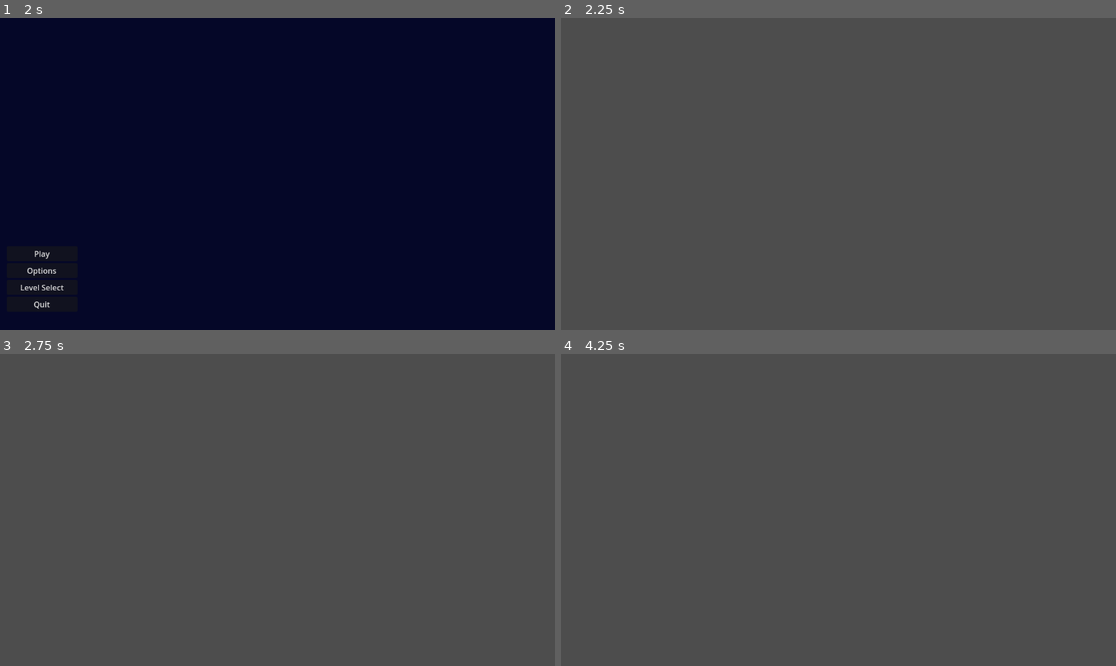
Above: before the commit, frames 1-4 (two rows, left to right).
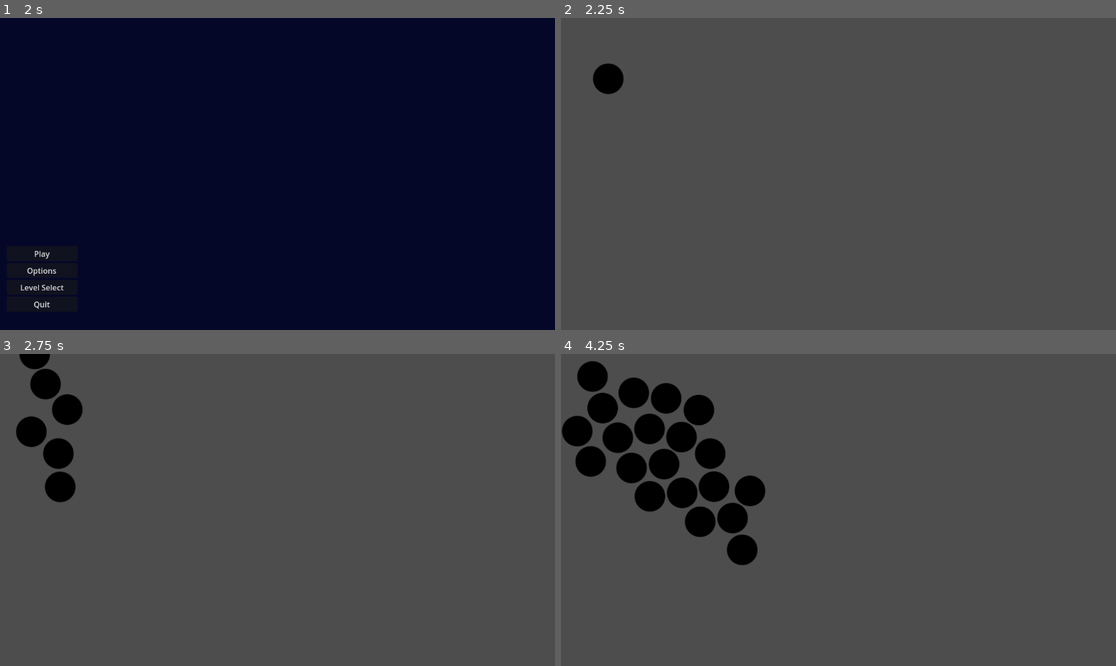
Above: after the commit, the same moments.

Repository: Joseph-Cloud/LittleGuysTheVisualExperience
Game: Godot game, scene res://Menu/Scenes/Main_menu.tscn
Two runs of this game, one before a commit and one after it. Both use one fixed random seed, a clock stepped at 60 frames per second and the inputs below.
Inputs (mouse positions are in pixels of both pictures, inside the frame that each line leads up to):
- Up to frame 1 (2 s): click "Level Select" at 0.5 s; click "Back" at 1.25 s
- Up to frame 2 (2.25 s): click "Play" at 2 s
- Up to frame 3 (2.75 s): no input
- Up to frame 4 (4.25 s): move the mouse to (960, 494) at 2.77 s; move the mouse to (727, 525) at 3.52 s

Frame 1 is identical in both runs. In frame 2, 0.4% of the frame differs, in the area x 5-12%, y 14-25%; in frame 3, 2.4%; in frame 4, 8.6%, in the area x 0-37%, y 2-68%.

Commit message:
Hotfix for menu play button and level 1 button in level select (#6)

Diff:
--- a/Menu/Scripts/Level_select.gd
+++ b/Menu/Scripts/Level_select.gd
@@ -6,14 +6,11 @@
 	pass # Replace with function body.
 
 
-
-
-
 func _on_back_pressed():
 	get_tree().change_scene_to_file("res://Menu/Scenes/Main_menu.tscn")
 	print("Loading Menu")
 
 
 func _on_level_1_pressed():
-	get_tree().change_scene_to_file("res://Levels/Scene_1.tscn")
-	print("Loading Scene_1.tscn")
+	get_tree().change_scene_to_file("res://Levels/test_level.tscn")
+	print("Loading test_level.tscn")
--- a/Menu/Scripts/menu.gd
+++ b/Menu/Scripts/menu.gd
@@ -3,8 +3,8 @@
 
 #used to call
 func _on_play_pressed():
-	get_tree().change_scene_to_file("res://Levels/Scene_1.tscn")
-	print("Loading Scene_1.tscn")
+	get_tree().change_scene_to_file("res://Levels/test_level.tscn")
+	print("Loading test_level.tscn")
 
 func _on_options_pressed():
 	get_tree().change_scene_to_file("res://Menu/Scenes/Options_menu.tscn")
